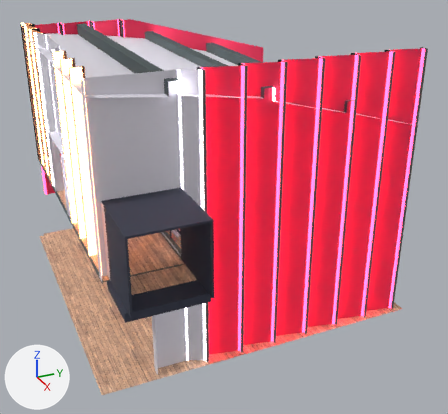
Renders of the glTF model CommunityVenue/models/Building/TeachingCommunityInteriorLectureTheatre01.glb from each side of a commit.
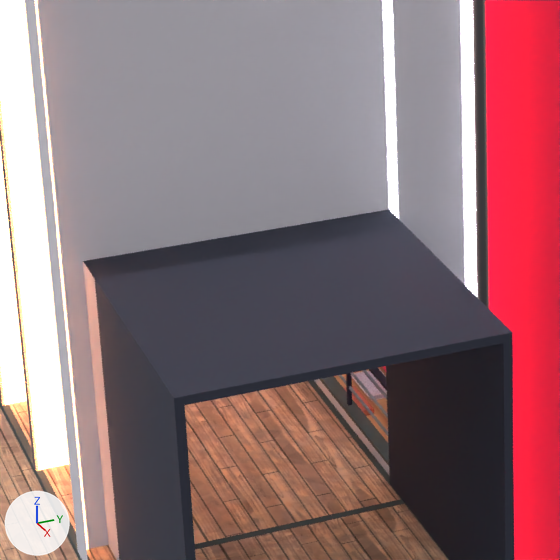
The first picture shows the older version from a camera (50 mm lens) standing at (50.63, 20.58, 23.83) and looking at (15.53, 36.37, 6.28). The close-ups show both versions on the part from 18% to 50% of the width and 32% to 68% of the height of that picture. The lights are fixed; the arrows at lower left show +X, +Y and +Z. Objects named as collision shapes, trigger or cutter boxes, shadow casters or lower levels of detail are left out. Where no turn or scale is listed for an object, it has been applied to the vertices.

The first close-up shows 'TCV_LectureTheatreConnector', 'TCV_LectureTheatreFloor', 'TCV_LectureTheatreSeatsBase', 'TCV_LectureTheatreStairRailings', 'TCV_LectureTheatreStairs1', 'TCV_LectureTheatreWallBack', 'TCV_LectureTheatreWallLeft'.
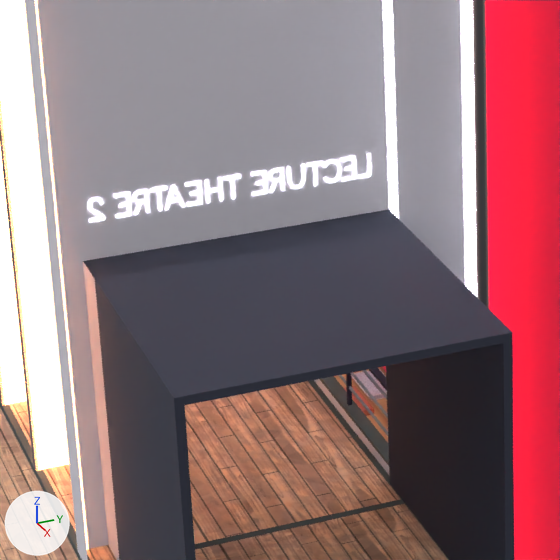
What differs and where, as boxes [x1, y1, x2, y2] in the close-ups (560 x 560 px):
'LectureTheatre2Sign1', added
    after: [88, 154, 371, 222]

The edits, one by one:
Mesh me_mesh_490 is new.
It has 670 vertices, 981 faces and spans x 22.15..22.25, y 26.75..30.64, z 11.76..12.08.
Faces by material slot: [670, 311].
It uses material mat_tcv_neon_mat.
It uses material mat_tcv_colour_mat.
Object 'LectureTheatre2Sign1' (ob_lecturetheatre2sign1) is new; it shows me_mesh_490.
Its location is (0.0, 0.0, 0.0).
